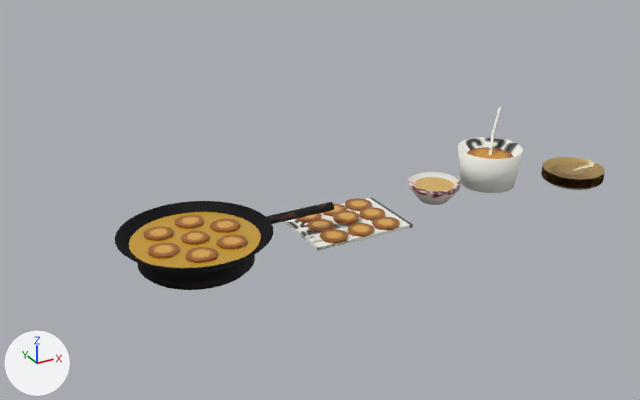
The glTF model site/public/models/prop_deco_puffer.glb, before and after one commit.
Rendered twice from a 50 mm lens placed at (-1.494, -2.326, 1.284), pointed at (-0.188, 0.047, 0.097). Arrows for +X, +Y and +Z are at lower left; the lights stay in place. The picture after the commit comes second. Where no turn or scale is listed for an object, it has been applied to the vertices. Vertices at exactly the same position are counted once.

Names of what the first picture shows: 'prop_deco_puffer_static'.
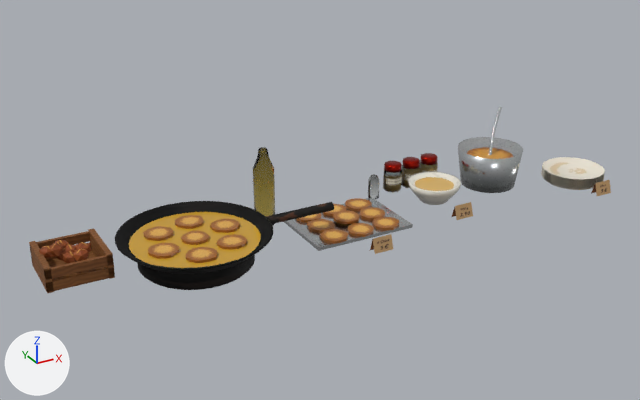
Where the newer file only moved an object's origin or applied its transform, the numbers keep the older frame.

The change in detail:
Material 'vendor_glass' (mat_vendor_glass) is new.
Uses the picture img_atlas_normal.
me_prop_deco_puffer_static is used by ob_prop_deco_puffer_static; location (0.038, 0.0, 0.132).
me_prop_deco_puffer_static had 1396 vertices, 2346 faces and spanned x -0.93..0.93, y -0.24..0.24, z -0.13..0.13.
me_prop_deco_puffer_static now has 2041 vertices, 3392 faces and spans x -1.14..0.93, y -0.24..0.24, z -0.13..0.14.
me_prop_deco_puffer_static part 1: a new loose piece, a box spanning x -1.138..-0.937, y 0.03..0.042, z -0.126..-0.097, in mat_vendor_atlas.
me_prop_deco_puffer_static part 2: a new loose piece, a box spanning x -1.138..-0.937, y 0.03..0.042, z -0.087..-0.057, in mat_vendor_atlas.
me_prop_deco_puffer_static part 3: a new loose piece, a box spanning x -1.138..-1.119, y 0.03..0.23, z -0.132..-0.052, in mat_vendor_atlas.
me_prop_deco_puffer_static part 4: a new loose piece, a box spanning x -1.138..-0.937, y 0.218..0.23, z -0.087..-0.057, in mat_vendor_atlas.
me_prop_deco_puffer_static part 5: a new loose piece, a box spanning x -0.955..-0.937, y 0.03..0.23, z -0.132..-0.052, in mat_vendor_atlas.
me_prop_deco_puffer_static part 6: a new loose piece, a box spanning x -1.128..-0.948, y 0.035..0.225, z -0.132..-0.12, in mat_vendor_atlas.
me_prop_deco_puffer_static part 7: 3 vertices moved within x 0.2..0.61, y -0.03..0.16, z -0.06..0.13; 2 vertices removed from x 0.19, y -0.03..0.13, z -0.06; 409 vertices added at x 0.04..0.36, y -0.13..0.23, z -0.13..-0.03.
me_prop_deco_puffer_static part 8: 120 vertices added at x -1.13..-0.98, y 0.05..0.19, z -0.09..-0.03.
me_prop_deco_puffer_static part 9: 50 vertices added at x -0.41..-0.34, y 0.12..0.2, z -0.13..0.14.
me_prop_deco_puffer_static part 10: 6 vertices added at x -0.17..-0.1, y -0.21..-0.19, z -0.13..-0.08.
me_prop_deco_puffer_static part 11: 6 vertices added at x 0.78..0.85, y -0.21..-0.19, z -0.13..-0.08.
me_prop_deco_puffer_static part 12: 814 kept faces spanning x -0.32..0.93, y -0.16..0.2, z -0.13..0.13 get new texture (UV) coordinates.
Other edits to the shape of me_prop_deco_puffer_static do not show in these pictures.
me_prop_deco_puffer_static gains material mat_vendor_glass.

What differs and where, as boxes (x1, y1, x2, y2) in the pictures (640 x 400 px):
'prop_deco_puffer_static', reshaped (19% wider)
    before: (115, 107, 605, 290)
    after: (29, 107, 611, 293)
part 1 of me_prop_deco_puffer_static, added
    after: (46, 267, 115, 292)
part 2 of me_prop_deco_puffer_static, added
    after: (44, 255, 114, 279)
part 3 of me_prop_deco_puffer_static, added
    after: (29, 241, 54, 293)
part 4 of me_prop_deco_puffer_static, added
    after: (30, 231, 90, 250)
part 5 of me_prop_deco_puffer_static, added
    after: (88, 228, 115, 279)
part 6 of me_prop_deco_puffer_static, added
    after: (46, 250, 108, 291)
part 7 of me_prop_deco_puffer_static, built on
    before: (408, 107, 502, 197)
    after: (368, 107, 502, 220)
part 8 of me_prop_deco_puffer_static, added
    after: (39, 240, 91, 263)
part 9 of me_prop_deco_puffer_static, added
    after: (253, 147, 275, 226)
part 10 of me_prop_deco_puffer_static, added
    after: (370, 234, 393, 254)
part 11 of me_prop_deco_puffer_static, added
    after: (591, 180, 611, 196)
part 12 of me_prop_deco_puffer_static, surface changed
    both: (284, 107, 605, 251)
